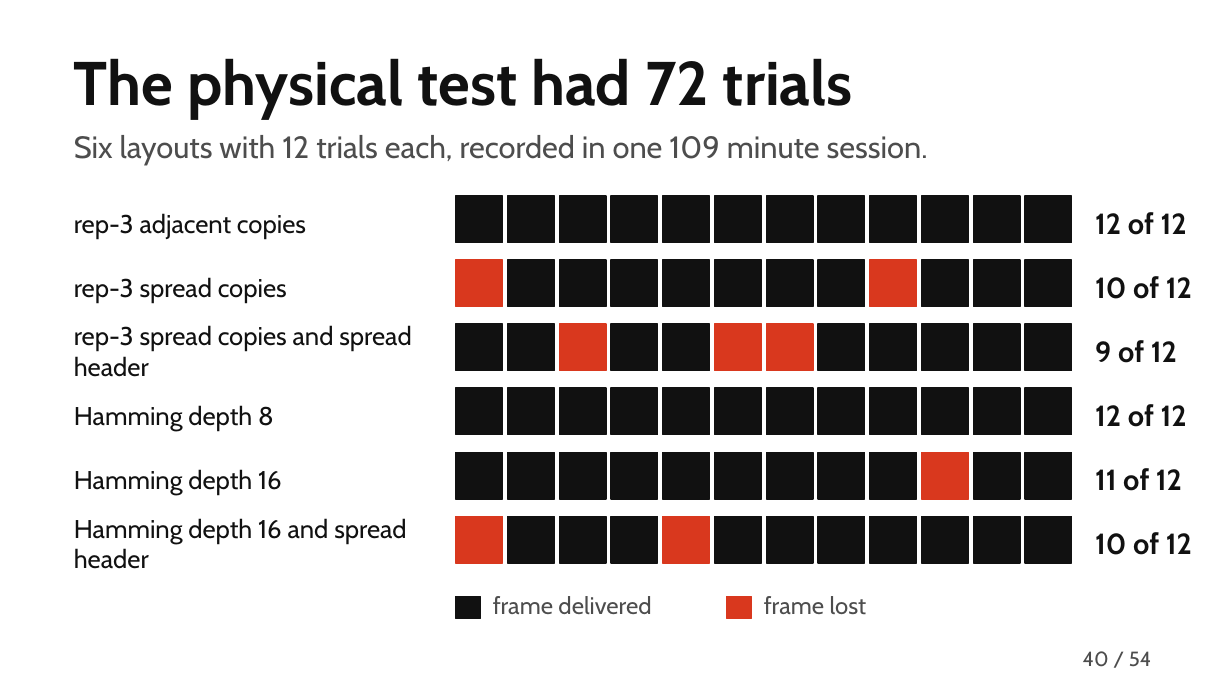
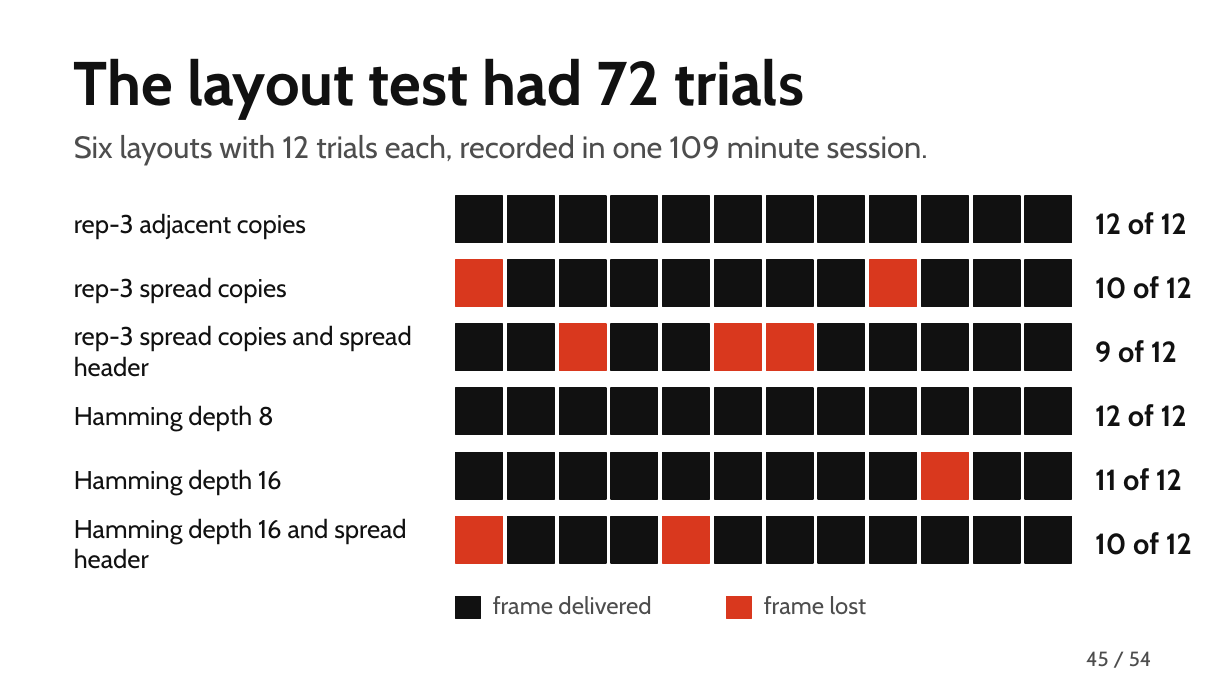
Before and after one commit to MuhammadMaazA/SamplingCW, a slide deck: slide 45 of presentation/gridlink-presentation.pptx (slide 40 before the commit). Drawn at 1232x693 pixels with LibreOffice and Linux fonts; fonts in the diff are those of the drawing. Boxes give left, top, right and bottom in pixels: in the first picture for what was removed or moved away, otherwise in the second. Text is boxed around its words. In the diff, an @@ line names an element or a change of style, - is before the commit and + after.

Commit message:
replace the deck appendix with slides on how we built and ran it and tidy the wording and figures

```diff
--- a/presentation/gridlink-presentation.pptx
+++ b/presentation/gridlink-presentation.pptx
@@ title at (x1=74, y1=58, x2=804, y2=119): text changed @@
-The physical test had 72 trials
+The layout test had 72 trials
@@ page number at (x1=1086, y1=651, x2=1109, y2=667): text changed @@
-40
+45
```
Also in this commit, not shown: 16 other slides changed, 8 slides added, 8 slides removed, 19 other files.
